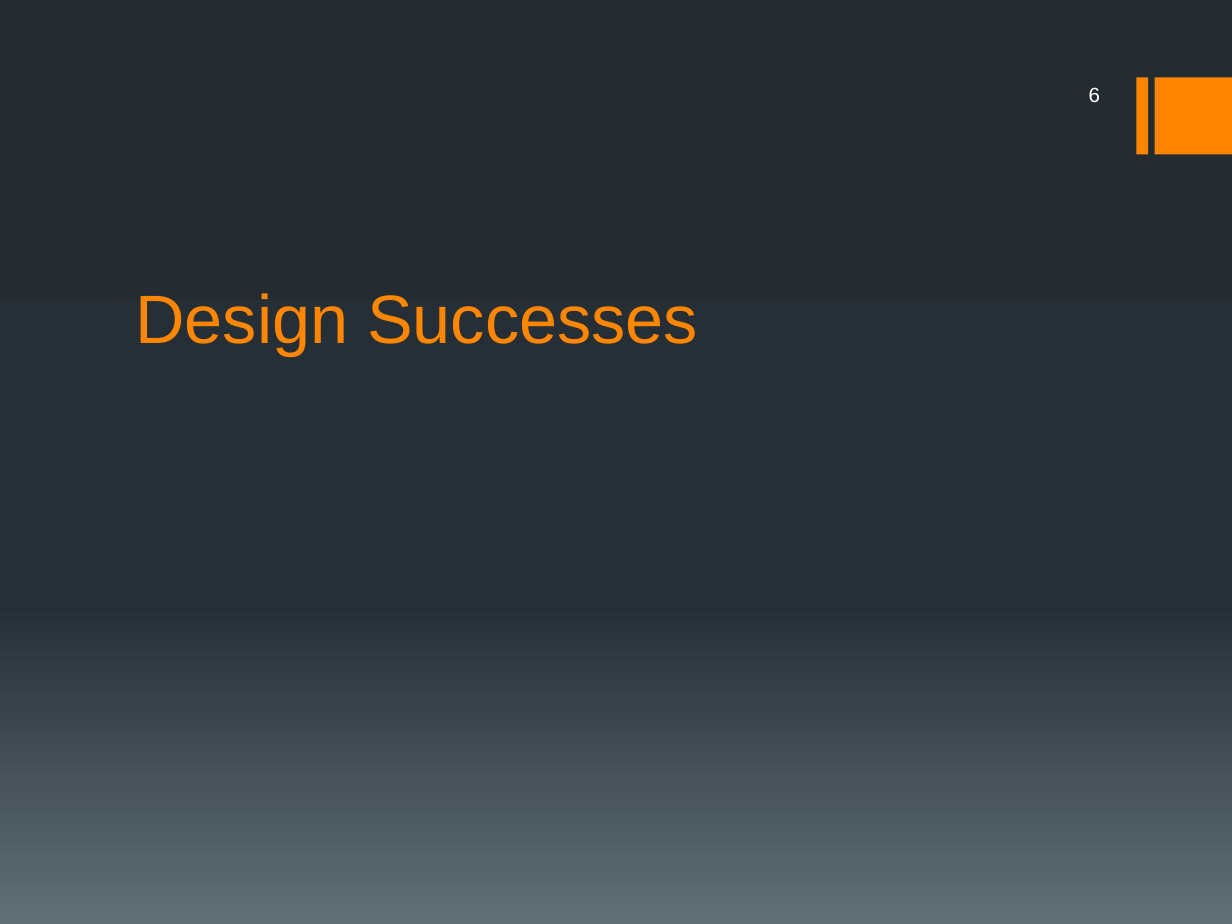
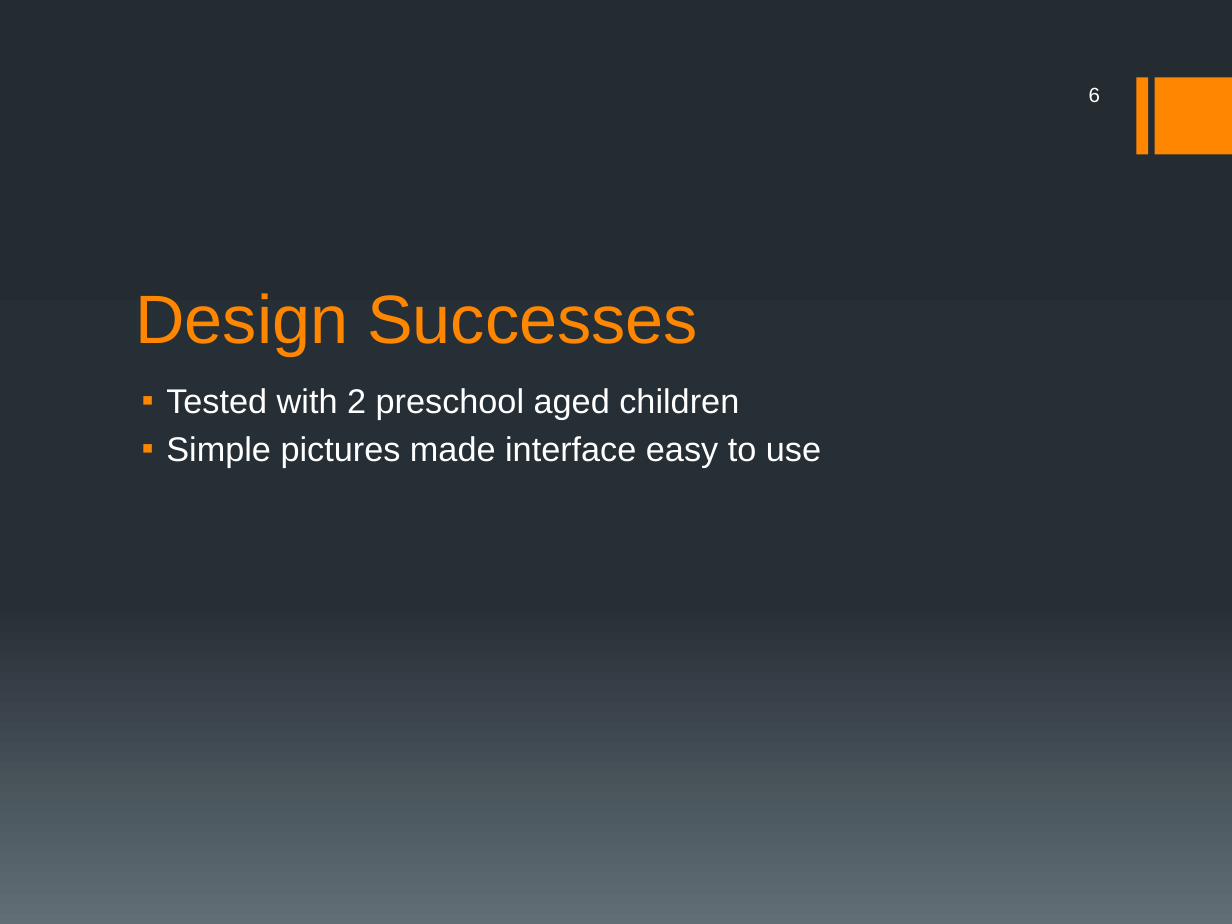
Before and after one commit to gearley85/HCIFinalProject, a slide deck: slide 6 of HCI Final Project.pptx. Drawn at 1232x924 pixels with LibreOffice and Linux fonts; fonts in the diff are those of the drawing. Boxes give left, top, right and bottom in pixels: in the first picture for what was removed or moved away, otherwise in the second. Text is boxed around its words. In the diff, an @@ line names an element or a change of style, - is before the commit and + after.

Commit message:
Updated slides some

```diff
--- a/HCI Final Project.pptx
+++ b/HCI Final Project.pptx
@@ text added at <box>166,388,821,468</box>, 20 pt, text #FFFFFF @@
+▪ Tested with 2 preschool aged children
+▪ Simple pictures made interface easy to use
```
Also in this commit, not shown: 1 other file.
